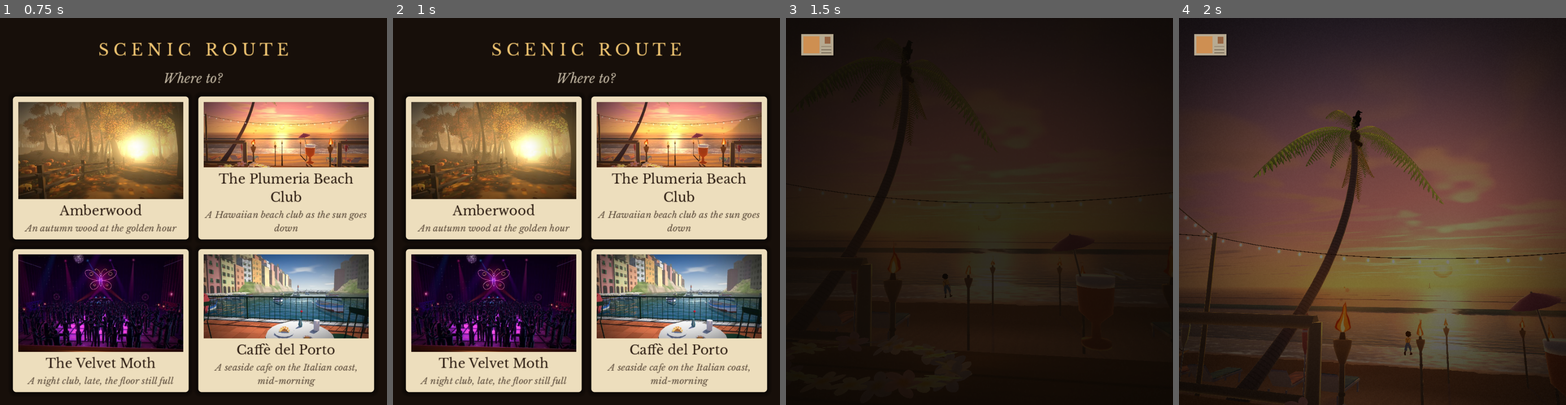
Above: before the commit, frames 1-4 (left to right).
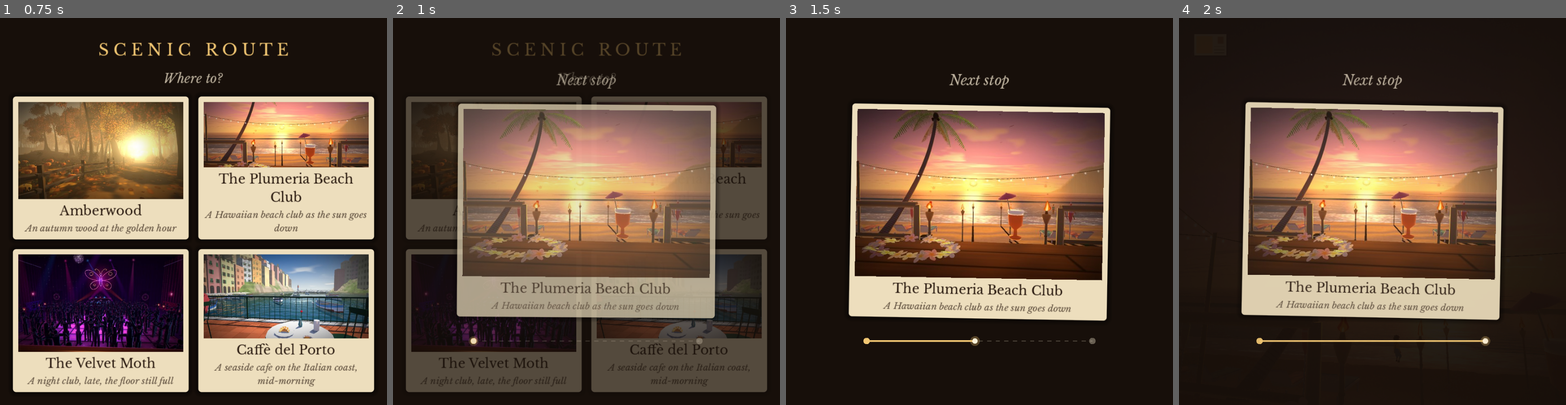
Above: after the commit, the same moments.

Repository: Sclondon/ScenicRoute
Game: Godot game, scene res://scenes/main.tscn
The game is run twice, just before and just after one commit, with the same random seed, the same clock (stepped at 60 frames per second) and the same inputs.
Inputs (mouse positions are in pixels of both pictures, inside the frame that each line leads up to):
- Up to frame 1 (0.75 s): tap Enter at 0.5 s; move the mouse to (278, 192) at 0.52 s; hold Right (ui_right) from 0.53 s (still down); tap Alt at 0.6 s; click (278, 192) at 0.67 s
- Up to frame 2 (1 s): keep holding Right (ui_right); tap Space at 0.77 s
- Up to frame 3 (1.5 s): tap Space at 1.07 s; release Right (ui_right) at 1.25 s; drag from (902, 230) to (960, 288) at 1.27 s
- Up to frame 4 (2 s): no input

Frame 1 is identical in both runs. In frame 2, 65% of the frame differs, in the area x 3-97%, y 6-97%; in frame 3, 35%; in frame 4, 66%, in the area x 0-100%, y 4-100%.

Commit message:
Loading card: the place's postcard while it is built
Places now build a step at a time (Places.build), a frame between steps, so the
card bobs and a line runs from station to station instead of the page freezing.

Co-Authored-By: Claude Opus 5.5 <noreply@anthropic.com>
Claude-Session: https://claude.ai/code/session_015QTKPaFFhWEZskCemuvnwW

Diff:
--- a/scripts/amberwood/amberwood.gd
+++ b/scripts/amberwood/amberwood.gd
@@ -7,6 +7,13 @@
 ##
 ## The look comes from painting, not lighting: almost every material lights itself by hand off
 ## `SUN_DIR` (the engine's light is there for the fog's glow and the grass), and warm fog does the depth.
+
+const Places := preload("res://scripts/places.gd")
+
+## Made a step at a time (Places.build), so the loading card moves while it is built.
+signal progress(done: float)
+signal built
+var is_built := false
 
 const CornBuilder := preload("res://scripts/amberwood/corn_builder.gd")
 const Wildlife := preload("res://scripts/amberwood/wildlife.gd")
@@ -176,19 +183,11 @@
 
 func _ready() -> void:
 	rng.seed = 1031
-	_environment()
-	_ground()
-	_water()
-	_props()
-	_trees_and_leaves()
-	_undergrowth()
-	_bushes()
-	_grass()
-	_corn()
-	_ground_leaves()
-	_falling_leaves()
-	_shafts()
-	_glow()
+	Places.build(self, [_environment, _ground, _water, _props, _trees_and_leaves, _undergrowth, _bushes, _grass,
+		_corn, _ground_leaves, _falling_leaves, _shafts, _glow, _wildlife])
+
+
+func _wildlife() -> void:
 	wildlife = Wildlife.new()
 	add_child(wildlife)
 
--- a/scripts/caffe_del_porto/caffe_del_porto.gd
+++ b/scripts/caffe_del_porto/caffe_del_porto.gd
@@ -13,6 +13,13 @@
 ## The pieces are built by town.gd (the houses, church and cafe), terrace.gd (where you sit) and
 ## harbour.gd (the sea, boats, breakwater and people), all from the land here (`height`).
 
+const Places := preload("res://scripts/places.gd")
+
+## Made a step at a time (Places.build), so the loading card moves while it is built.
+signal progress(done: float)
+signal built
+var is_built := false
+
 const Geo := preload("res://scripts/caffe_del_porto/geo.gd")
 const Town := preload("res://scripts/caffe_del_porto/town.gd")
 const Terrace := preload("res://scripts/caffe_del_porto/terrace.gd")
@@ -121,16 +128,23 @@
 	lit_still = _mat(LIT, {"sway": 0.0})
 	lit_tree = _mat(LIT, {"tree": 1.0})
 	house = _mat(HOUSE)
-	_environment()
-	_land()
+	Places.build(self, [_environment, _land, _town, _terrace, _harbour, func(): put(terrace_geo, lit_still, true)])
+
+
+func _town() -> void:
 	Town.new().build(self)
+
+
+func _terrace() -> void:
 	terrace = Terrace.new()
 	add_child(terrace)
 	terrace.build(self)
+
+
+func _harbour() -> void:
 	harbour = Harbour.new()
 	add_child(harbour)
 	harbour.build(self)
-	put(terrace_geo, lit_still, true)
 
 
 func _mat(shader: Shader, params := {}) -> ShaderMaterial:
--- a/scripts/main.gd
+++ b/scripts/main.gd
@@ -28,6 +28,13 @@
 var _busy := false
 var _hinted := false
 var _words: Tween
+var loading: Control
+var _load_holder: Control
+var _load_line: Control
+var _load_t := 0.0
+## How far along the line is drawn, and how far the building has got.
+var _shown := 0.0
+var _target := 0.0
 ## A place to open straight into, by id (tests set it before the scene starts).
 static var start_place := ""
 
@@ -37,6 +44,7 @@
 	_build_words()
 	_build_picker()
 	_build_back()
+	_build_loading()
 	get_viewport().size_changed.connect(_lay_out)
 	_lay_out()
 	# a single place opens straight into it, and a test can ask for one (`start_place`, or --place=<id>)
@@ -184,38 +192,56 @@
 func _lay_out() -> void:
 	var size := get_viewport().get_visible_rect().size
 	_grid.columns = 1 if size.x < size.y else 2
+	if _load_holder:
+		var w := minf(size.x - 80.0, 480.0)
+		var h := minf(w * 0.92, size.y * 0.55)
+		_load_holder.custom_minimum_size = Vector2(w, h)
+		for card in _load_holder.get_children():
+			card.size = Vector2(w, h)
+			card.pivot_offset = Vector2(w, h) * 0.5
 
 
 # --- going and coming back ---
 
-## Go to a place (one of Places.PLACES): fade out, build it, fade in on its view.
+## Go to a place (one of Places.PLACES): its postcard comes up while it is built, then lifts away on its view.
 func go(p: Dictionary) -> void:
 	if _busy:
 		return
 	_busy = true
+	_open_loading(p)
 	var tw := create_tween()
-	tw.tween_property(paint, "shader_parameter/fade", 1.0, 0.5)
+	tw.tween_property(loading, "modulate:a", 1.0, 0.35)
 	await tw.finished
 	picker.visible = false
 	_leave_place()
 	place_info = p
 	place = load(p.script).new()
+	if place.has_signal("progress"):
+		place.progress.connect(func(f: float): _target = f)
 	add_child(place)
+	if "is_built" in place and not place.is_built:
+		await place.built
+	_target = 1.0
 	camera = Look.new()
 	place.add_child(camera)
 	camera.setup(place.view_position(), place.get_script().VIEW.look)
 	camera.make_current()
+	# a few frames drawn behind the card (shaders are made the first time they are drawn), and the line run home
+	for i in 3:
+		await get_tree().process_frame
+	while _shown < 0.999:
+		await get_tree().process_frame
 	if place.has_method("make_ambience"):
 		ambience = place.make_ambience()
 		add_child(ambience)
 		ambience.start()
 	back_card.visible = true
 	title.text = p.name
-	# come up out of the dark, name the place, then say how to look about (the first time) and get out of the way
+	# the card lifts away, the place is named, then how to look about (the first time), then out of the way
 	tw = create_tween()
-	tw.tween_property(paint, "shader_parameter/fade", 0.0, 1.6)
+	tw.tween_property(loading, "modulate:a", 0.0, 0.9)
 	# free to leave once it is in view; the name comes and goes on its own
-	tw.tween_callback(func(): _busy = false)
+	tw.tween_callback(_loaded)
 	tw.tween_property(title, "modulate:a", 1.0, 1.0)
 	if not _hinted:
 		tw.parallel().tween_property(hint, "modulate:a", 1.0, 1.0)
@@ -277,3 +303,86 @@
 		if e is InputEventMouseButton and e.button_index == MOUSE_BUTTON_LEFT and not e.pressed:
 			back())
 	layer.add_child(back_card)
+
+
+# --- the loading card: the place's postcard, and a line running from one station to the next as it is built ---
+
+func _build_loading() -> void:
+	var layer := CanvasLayer.new()
+	layer.layer = 4
+	add_child(layer)
+	loading = ColorRect.new()
+	loading.color = Color(0.09, 0.06, 0.04)
+	loading.set_anchors_preset(Control.PRESET_FULL_RECT)
+	loading.visible = false
+	layer.add_child(loading)
+	var column := VBoxContainer.new()
+	column.set_anchors_preset(Control.PRESET_FULL_RECT)
+	column.alignment = BoxContainer.ALIGNMENT_CENTER
+	column.add_theme_constant_override("separation", 26)
+	column.mouse_filter = Control.MOUSE_FILTER_IGNORE
+	loading.add_child(column)
+	column.add_child(_label("Next stop", ITALIC, 26, Color(CREAM, 0.75)))
+	_load_holder = Control.new()
+	_load_holder.size_flags_horizontal = Control.SIZE_SHRINK_CENTER
+	_load_holder.mouse_filter = Control.MOUSE_FILTER_IGNORE
+	column.add_child(_load_holder)
+	_load_line = Control.new()
+	_load_line.custom_minimum_size = Vector2(0, 40)
+	_load_line.mouse_filter = Control.MOUSE_FILTER_IGNORE
+	_load_line.draw.connect(_draw_line)
+	column.add_child(_load_line)
+
+
+func _open_loading(p: Dictionary) -> void:
+	for c in _load_holder.get_children():
+		c.queue_free()
+	var card := _postcard(p)
+	card.mouse_filter = Control.MOUSE_FILTER_IGNORE
+	_load_holder.add_child(card)
+	_shown = 0.0
+	_target = 0.0
+	loading.modulate.a = 0.0
+	loading.visible = true
+	_lay_out()
+
+
+func _loaded() -> void:
+	loading.visible = false
+	_busy = false
+
+
+func _draw_line() -> void:
+	var w := minf(_load_line.size.x - 80.0, 420.0)
+	var a := Vector2((_load_line.size.x - w) * 0.5, _load_line.size.y * 0.5)
+	var b := a + Vector2(w, 0)
+	var x := 0.0
+	while x < w:
+		_load_line.draw_line(a + Vector2(x, 0), a + Vector2(minf(x + 8.0, w), 0), Color(CREAM, 0.25), 2.0)
+		x += 16.0
+	var head := a.lerp(b, _shown)
+	_load_line.draw_line(a, head, GOLD, 3.0)
+	_load_line.draw_circle(a, 6.0, GOLD)
+	_load_line.draw_circle(b, 6.0, Color(CREAM, 0.35))
+	_load_line.draw_circle(head, 9.0, Color(GOLD, 0.3))
+	_load_line.draw_circle(head, 5.0, CREAM)
+
+
+func _process(delta: float) -> void:
+	if not loading.visible:
+		return
+	_load_t += delta
+	# building steps can take a while each: ease the line along rather than jump, and never back
+	_shown = minf(move_toward(_shown, _target, delta * 1.2), 1.0)
+	for card in _load_holder.get_children():
+		# held to the holder's size (a new card grows tall until its words have wrapped)
+		card.size = _load_holder.custom_minimum_size
+		card.pivot_offset = card.size * 0.5
+		card.rotation = sin(_load_t * 1.4) * 0.02
+		card.position.y = sin(_load_t * 2.1) * 4.0
+	_load_line.queue_redraw()
+
+
+## There, and the loading card gone (for the tests).
+func arrived() -> bool:
+	return camera != null and not loading.visible
--- a/scripts/places.gd
+++ b/scripts/places.gd
@@ -21,3 +21,15 @@
 
 static func card_path(id: String) -> String:
 	return "res://cards/%s.jpg" % id
+
+
+## Build a place a step at a time, a frame between steps, so the loading card keeps moving while it is made
+## (the web build has no threads). Call it from the place's `_ready()` with its steps; the place declares
+## `signal progress(done: float)`, `signal built` and `var is_built := false`.
+static func build(place: Node, steps: Array) -> void:
+	for i in steps.size():
+		steps[i].call()
+		place.emit_signal("progress", float(i + 1) / steps.size())
+		await place.get_tree().process_frame
+	place.is_built = true
+	place.emit_signal("built")
--- a/scripts/plumeria/plumeria.gd
+++ b/scripts/plumeria/plumeria.gd
@@ -14,6 +14,13 @@
 ## themselves off `SUN_DIR` (shaders/plumeria/common.gdshaderinc holds the same sun, the sky's colours and the
 ## haze), and things far off fade into the sky's own colour that way. GameCommon's parts are used where one fits
 ## (see README): the sand of the beach, the people, the birds, the hibiscus bushes, the torches' flames.
+
+const Places := preload("res://scripts/places.gd")
+
+## Made a step at a time (Places.build), so the loading card moves while it is built.
+signal progress(done: float)
+signal built
+var is_built := false
 
 const MeshKit := preload("res://scripts/plumeria/mesh_kit.gd")
 const PalmBuilder := preload("res://scripts/plumeria/palm_builder.gd")
@@ -113,21 +120,8 @@
 
 func _ready() -> void:
 	rng.seed = 808
-	_environment()
-	_land()
-	_sand()
-	_sea()
-	_deck()
-	_bar()
-	_front()
-	_string_lights()
-	_torches()
-	_beach()
-	_planters()
-	_palms()
-	_distant()
-	_people()
-	_commit()
+	Places.build(self, [_environment, _land, _sand, _sea, _deck, _bar, _front, _string_lights, _torches, _beach,
+		_planters, _palms, _distant, _people, _commit])
 
 
 func _mat(shader: Shader, params := {}) -> ShaderMaterial:
@@ -1103,11 +1097,14 @@
 
 
 func _physics_process(_delta: float) -> void:
-	if boy == null:
+	if boy == null or not is_built:
 		return
 	# the boy runs down after the wash as it draws back, and up away from it as it comes in
 	# (on the surf's own clock, as the shaders have it: see common.gdshaderinc's swash)
-	var t := fmod(Time.get_ticks_msec() / 1000.0, 3600.0) - float(surf_materials[0].get_shader_parameter(&"wave_t0"))
+	var t0 = surf_materials[0].get_shader_parameter(&"wave_t0")
+	if t0 == null:
+		return  # the surf's clock starts with its sound
+	var t := fmod(Time.get_ticks_msec() / 1000.0, 3600.0) - float(t0)
 	var s := fposmod(t - 0.45 * 8.0, 8.0) / 8.0
 	var wander := -4.0 + sin(t * 0.05) * 9.0
 	var down := s > 0.45 and s < 0.95
--- a/scripts/velvet_moth/velvet_moth.gd
+++ b/scripts/velvet_moth/velvet_moth.gd
@@ -9,6 +9,13 @@
 ## lights; fog for the haze and the engine's glow for the neon.
 ##
 ## Built from code and seeded, the same every visit.
+
+const Places := preload("res://scripts/places.gd")
+
+## Made a step at a time (Places.build), so the loading card moves while it is built.
+signal progress(done: float)
+signal built
+var is_built := false
 
 const Geo := preload("res://scripts/velvet_moth/geo.gd")
 const Figures := preload("res://scripts/velvet_moth/figures.gd")
@@ -64,19 +71,8 @@
 
 func _ready() -> void:
 	rng.seed = 1931
-	_environment()
-	_hall()
-	_mezzanine()
-	_stage()
-	_bar()
-	_booths()
-	_moths()
-	_crowd()
-	_beams()
-	_ball()
-	_signs()
-	_bar_moths()
-	_commit()
+	Places.build(self, [_environment, _hall, _mezzanine, _stage, _bar, _booths, _moths, _crowd, _beams, _ball,
+		_signs, _bar_moths, _commit])
 
 
 func _process(delta: float) -> void:
--- a/tests/attract.gd
+++ b/tests/attract.gd
@@ -43,7 +43,7 @@
 			if c.get_meta("place").id == stop[0]:
 				card = c
 		main.go(card.get_meta("place"))
-		while main.camera == null:
+		while not main.arrived():
 			await process_frame
 		var cam = main.camera
 		cam.set_process_input(false)
--- a/tests/cam.gd
+++ b/tests/cam.gd
@@ -11,7 +11,9 @@
 
 func _run() -> void:
 	var a := Array(OS.get_cmdline_user_args()).filter(func(s: String) -> bool: return not s.begins_with("--"))
-	await create_timer(float(a[6]) if a.size() > 6 else 3.5).timeout
+	while current_scene == null or not current_scene.is_node_ready() or not current_scene.arrived():
+		await process_frame
+	await create_timer(float(a[6]) if a.size() > 6 else 1.5).timeout
 	var cam = current_scene.camera
 	cam.set_process(false)
 	cam.set_process_input(false)
--- a/tests/cards.gd
+++ b/tests/cards.gd
@@ -17,7 +17,7 @@
 
 
 func _run(want: String) -> void:
-	while current_scene == null or not current_scene.is_node_ready() or current_scene.camera == null:
+	while current_scene == null or not current_scene.is_node_ready() or not current_scene.arrived():
 		await process_frame
 	var main = current_scene
 	# no name over it, and the light settled
--- a/tests/cost.gd
+++ b/tests/cost.gd
@@ -11,7 +11,7 @@
 
 
 func _run(t0: int) -> void:
-	while current_scene == null or not current_scene.is_node_ready() or current_scene.camera == null:
+	while current_scene == null or not current_scene.is_node_ready() or not current_scene.arrived():
 		await process_frame
 	print("built in %d ms (with the fade in)" % (Time.get_ticks_msec() - t0))
 	await create_timer(3.0).timeout
--- a/tests/shots.gd
+++ b/tests/shots.gd
@@ -28,7 +28,9 @@
 
 
 func _run() -> void:
-	await _wait(3.5)
+	while current_scene == null or not current_scene.is_node_ready() or not current_scene.arrived():
+		await process_frame
+	await _wait(1.5)
 	var cam = current_scene.camera
 	# the real mouse over the window must not turn it
 	cam.set_process_input(false)
--- a/tests/smoke.gd
+++ b/tests/smoke.gd
@@ -52,8 +52,11 @@
 
 
 func _run() -> void:
-	await _wait(0.8)
+	await _wait(0.5)
 	var main = current_scene
+	_check(main.loading.visible, "the postcard shows while the place is built")
+	while not main.arrived():
+		await process_frame
 	var cam = main.camera
 	_check(main.find_children("*", "BaseButton", true, false).is_empty(), "there are no buttons")
 	var at: Vector3 = cam.position
Not shown, changed: build/index.html
Not shown, changed: build/index.pck
